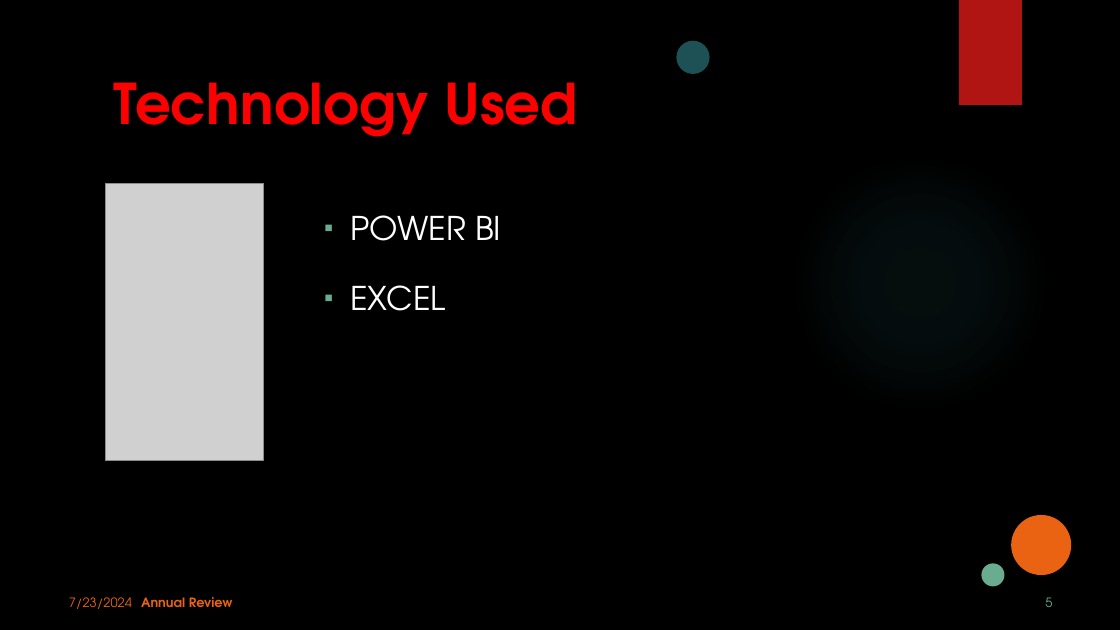
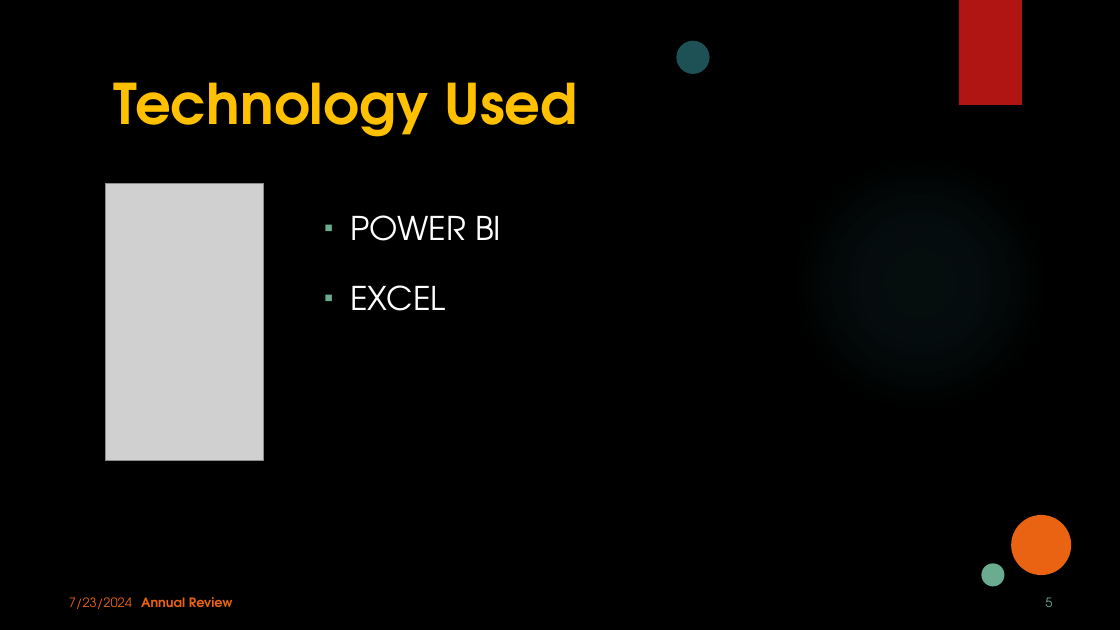
Before and after one commit to Tejas3400/PowerBi_Final_Project, a slide deck: slide 5 of PPT_PoweBi_FinalProject_TejasDhamane.pptx. Drawn at 1120x630 pixels with LibreOffice and Linux fonts; fonts in the diff are those of the drawing; grey boxes stand for pictures; background and template pictures are left out. Boxes give left, top, right and bottom in pixels: in the first picture for what was removed or moved away, otherwise in the second. Text is boxed around its words. In the diff, an @@ line names an element or a change of style, - is before the commit and + after.

```diff
--- a/PPT_PoweBi_FinalProject_TejasDhamane.pptx
+++ b/PPT_PoweBi_FinalProject_TejasDhamane.pptx
@@ title "Technology Used" at [114, 82, 577, 137]: text colour #FF0000 to #FFC000 @@
```
Also in this commit, not shown: 4 other slides changed.
